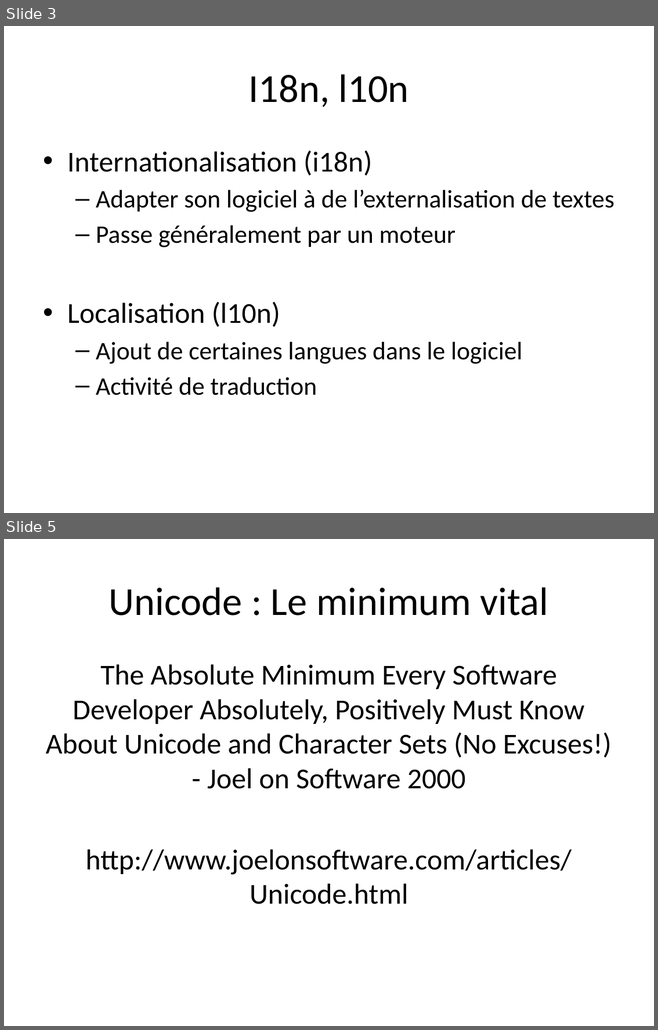
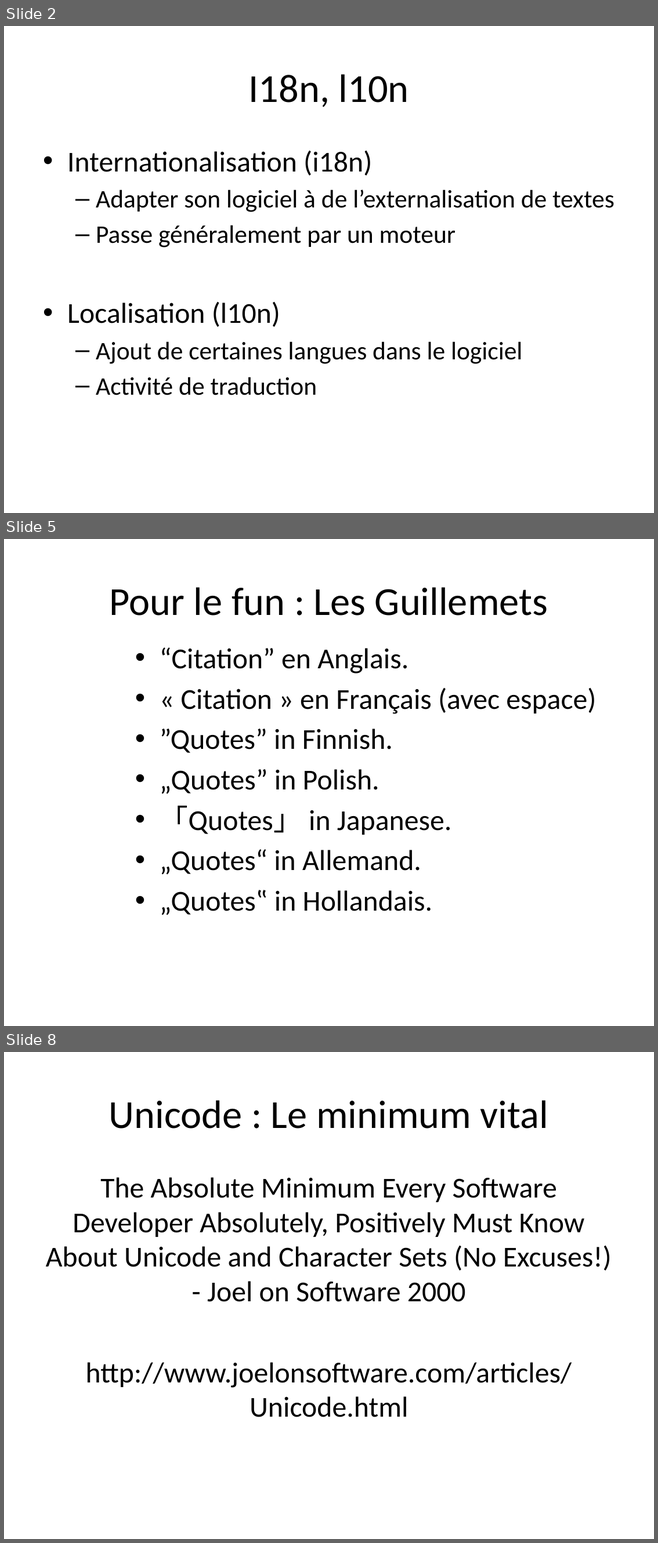
Before and after one commit to dbaeli/ez18n, a slide deck: ez18n-slides/ez18n_theorie.pptx. Shown one above the other, each under a label of ours: slides 3 and 5 before the commit, slides 2, 5 and 8 after it; the slides between them are not shown. The pictures are 658x1030 and 658x1543 pixels, drawn with LibreOffice and Linux fonts; fonts in the diff are those of the drawing; background and template pictures are left out. Boxes give left, top, right and bottom in pixels: in the first picture for what was removed or moved away, otherwise in the second. Text is boxed around its words. In the diff, an @@ line names an element or a change of style, - is before the commit and + after.

```diff
--- a/ez18n-slides/ez18n_theorie.pptx
+++ b/ez18n-slides/ez18n_theorie.pptx
@@ slide 5 added at <box>4,539,654,1026</box>, background picture (left out) @@
@@ title added at <box>110,587,547,616</box>, 44 pt, text #000000 @@
+Pour le fun : Les Guillemets
@@ text added at <box>159,647,596,915</box>, 32 pt, text #000000 @@
+• “Citation” en Anglais.
+• « Citation » en Français (avec espace)
+• ”Quotes” in Finnish.
+• „Quotes” in Polish.
+• 「Quotes」 in Japanese.
+• „Quotes“ in Allemand.
+• „Quotes‟ in Hollandais.
@@ what was slide 3 is now slide 2 @@
@@ what was slide 5 is now slide 8 @@
```
Also in this commit, not shown: 4 slides changed, 8 other slides added, 1 slide removed, 3 other files.
